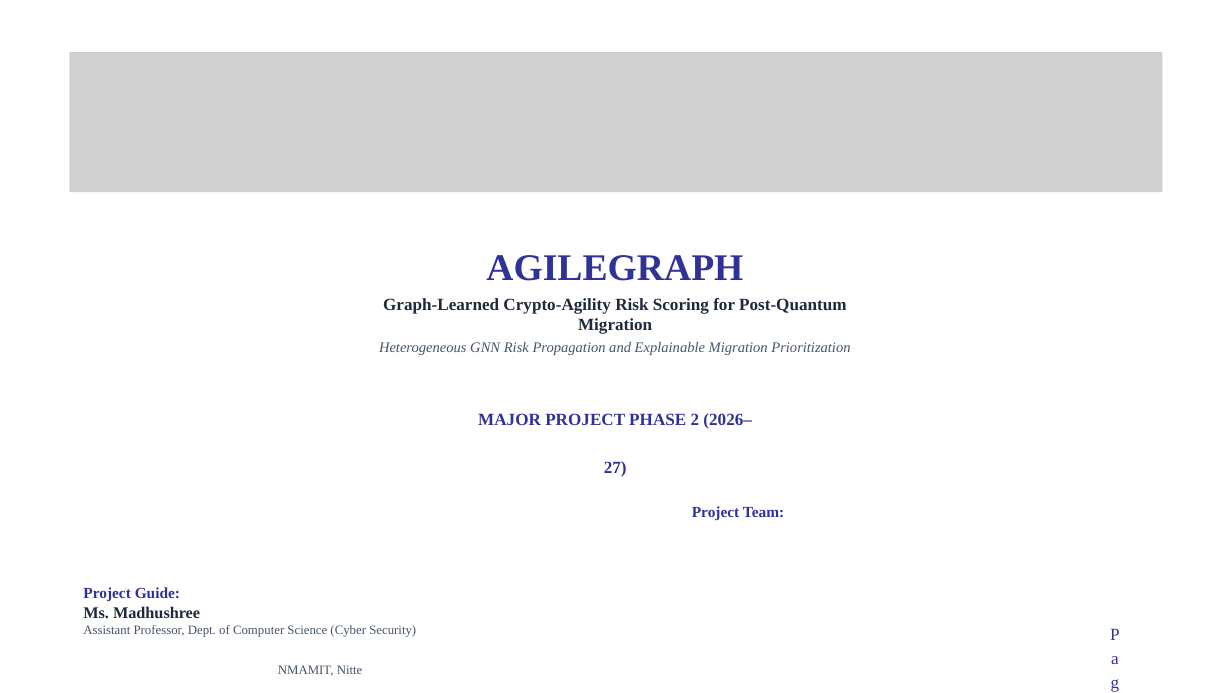
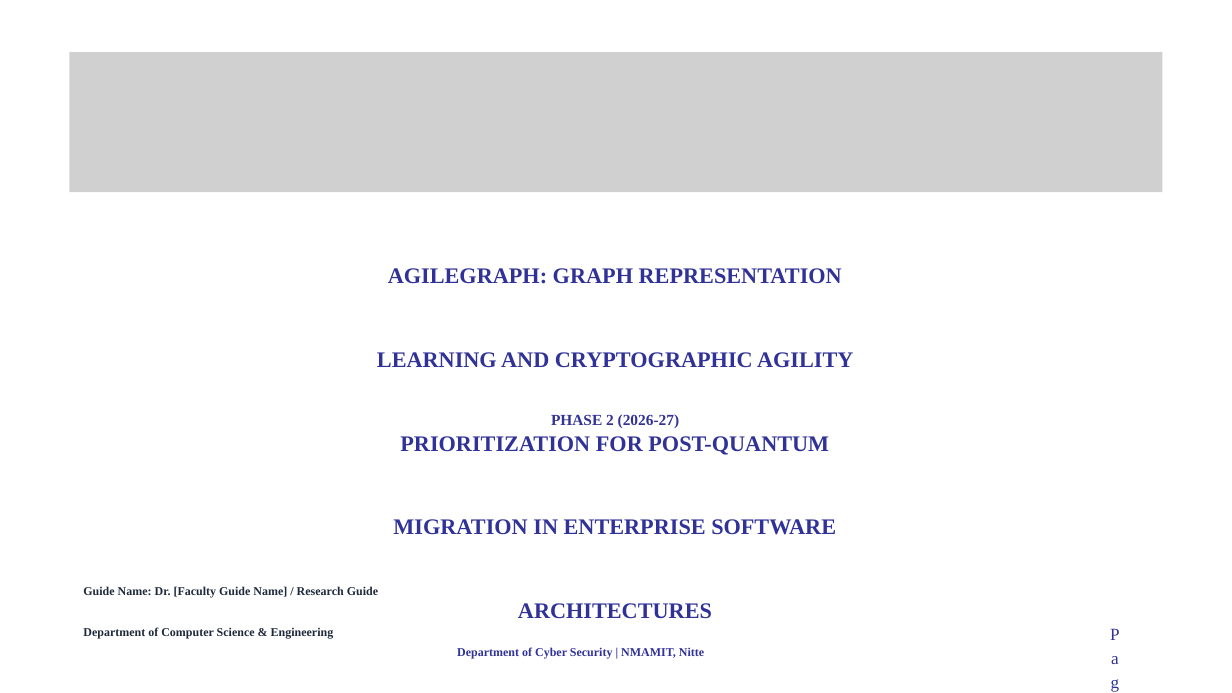
Before and after one commit to spoorthi2615/agilegraph--major-project, a slide deck: slide 1 of docs/major project phase-2.pptx. Drawn at 1232x693 pixels with LibreOffice and Linux fonts; fonts in the diff are those of the drawing; grey boxes stand for pictures; background and template pictures are left out. Boxes give left, top, right and bottom in pixels: in the first picture for what was removed or moved away, otherwise in the second. Text is boxed around its words. In the diff, an @@ line names an element or a change of style, - is before the commit and + after.

Commit message:
docs: strictly restore official NMAMIT presentation template format, native shapes, and exact slide titles

```diff
--- a/docs/major project phase-2.pptx
+++ b/docs/major project phase-2.pptx
@@ text at (x1=377, y1=268, x2=853, y2=619): text changed; size 17 to 26 pt; text colour #475569 to #303298 @@
-AGILEGRAPH
-Graph-Learned Crypto-Agility Risk Scoring for Post-Quantum Migration
-Heterogeneous GNN Risk Propagation and Explainable Migration Prioritization
+AGILEGRAPH: GRAPH REPRESENTATION LEARNING AND CRYPTOGRAPHIC AGILITY PRIORITIZATION FOR POST-QUANTUM MIGRATION IN ENTERPRISE SOFTWARE ARCHITECTURES
@@ text at (x1=551, y1=414, x2=680, y2=428): text changed; size 20 to 18 pt @@
-MAJOR PROJECT PHASE 2 (2026–27)
+PHASE 2 (2026-27)
@@ text removed at (x1=692, y1=506, x2=784, y2=521) @@
-Project Team:
-• Spoorthi — NNM23CB058
-• Sindhoora R — NNM23CB057
-• Nivedita V Shetty — NNM23CB033
-• Sujan S — NNM23CB062
@@ text at (x1=83, y1=586, x2=378, y2=638): text changed; size 15 to 14 pt; text colour #475569 to #1E293B; bold on @@
-Project Guide:
-Ms. Madhushree
-Assistant Professor, Dept. of Computer Science (Cyber Security)
-NMAMIT, Nitte
+Guide Name: Dr. [Faculty Guide Name] / Research Guide
+Department of Computer Science & Engineering
@@ text added at (x1=457, y1=647, x2=704, y2=659), 14 pt, text #303298, bold @@
+Department of Cyber Security | NMAMIT, Nitte
```
Also in this commit, not shown: 16 other slides changed, 4 slides added, 4 slides removed, 1 other file.
